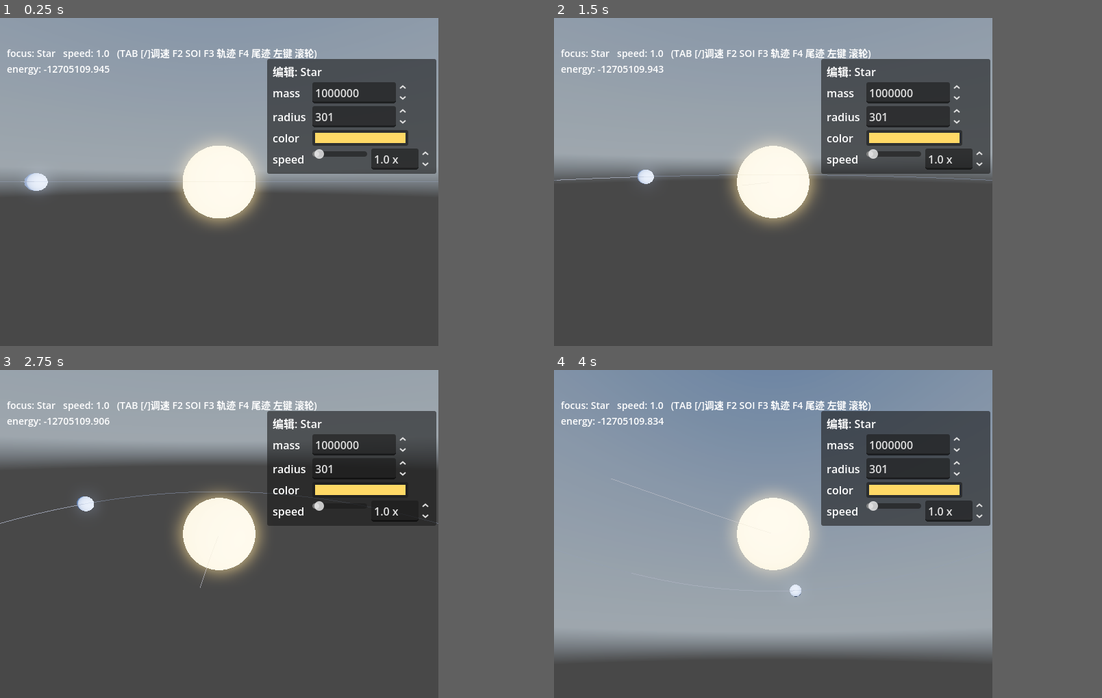
Above: before the commit, frames 1-4 (two rows, left to right).
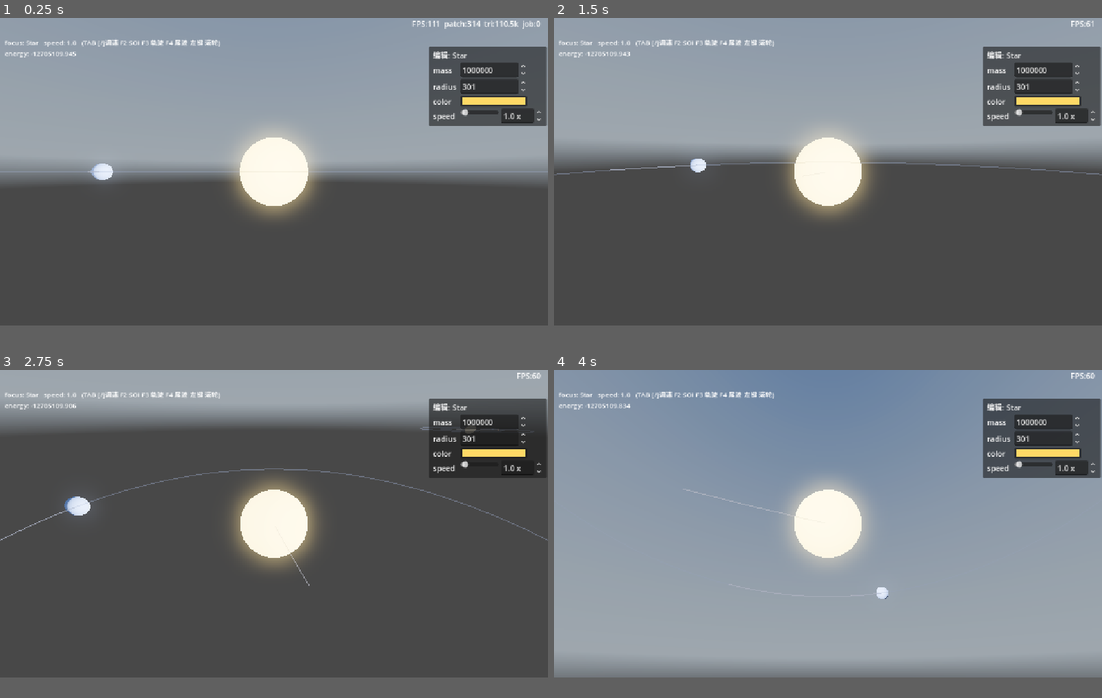
Above: after the commit, the same moments.

Repository: xiaobaibaix/stellar_era_godot
Game: Godot game, scene res://scenes/solar/main.tscn
The game is run twice, just before and just after one commit, with the same random seed, the same clock (stepped at 60 frames per second) and the same inputs. A sky picture missing from this copy of the repository is replaced by a grey-blue gradient.
Inputs (mouse positions are in pixels of both pictures, inside the frame that each line leads up to):
- Up to frame 1 (0.25 s): no input
- Up to frame 2 (1.5 s): tap Enter at 0.5 s; move the mouse to (871, 165) at 0.52 s; tap Q at 0.6 s; click (871, 165) at 0.67 s; drag from (685, 198) to (751, 247) at 1.27 s
- Up to frame 3 (2.75 s): move the mouse to (263, 461) at 2.02 s; tap Shift at 2.1 s; click (263, 461) at 2.17 s
- Up to frame 4 (4 s): drag from (751, 599) to (641, 484) at 2.77 s; move the mouse to (904, 583) at 3.52 s; tap Enter at 3.6 s; click (904, 583) at 3.67 s
In our replay, the window is 640x480 before the commit and 800x450 after it. These sizes can differ from the game's own. Grey fills any space a smaller window leaves; there, only what the larger window draws over its background counts as a difference.

The runs differ from the first frame. In frame 1, 27% of the frame differs, in the area x 0-100%, y 0-64%; in frame 2, 25%; in frame 3, 27%; in frame 4, 32%, in the area x 0-100%, y 0-94%.

Commit message:
修复卡死问题

Diff:
--- a/project.godot
+++ b/project.godot
@@ -25,10 +25,10 @@
 
 [display]
 
-window/size/viewport_width=640
-window/size/viewport_height=480
+window/size/mode=3
 window/stretch/mode="canvas_items"
 window/stretch/aspect="expand"
+window/vsync/vsync_mode=0
 window/size/exclusive_fullscreen=false
 
 [editor_plugins]
--- /dev/null
+++ b/scenes/fps.tscn
@@ -0,0 +1,6 @@
+[gd_scene format=3 uid="uid://beyqcputa5pgw"]
+
+[ext_resource type="Script" uid="uid://bcjua5g2udx5y" path="res://scripts/core/fps_hud.gd" id="1_jtrh3"]
+
+[node name="Label" type="CanvasLayer" unique_id=584958529]
+script = ExtResource("1_jtrh3")
--- a/scenes/planet/gpu_planet.tscn
+++ /dev/null
@@ -1,49 +0,0 @@
-[gd_scene format=3 uid="uid://c51mu0lf512mq"]
-
-[ext_resource type="Script" uid="uid://c75rouywo0j66" path="res://scripts/planet/gpu_lod_compositor.gd" id="1_8vqpc"]
-[ext_resource type="Script" uid="uid://b5fjitb743vfj" path="res://scripts/planet/gpu_planet.gd" id="1_gp"]
-[ext_resource type="Script" uid="uid://cjg2w1cypjy4u" path="res://scripts/core/orbit_camera.gd" id="2_qb3ud"]
-[ext_resource type="Script" uid="uid://bcjua5g2udx5y" path="res://scripts/core/fps_hud.gd" id="3_ql8r7"]
-
-[sub_resource type="Environment" id="Env_main"]
-background_mode = 1
-background_color = Color(0.04, 0.04, 0.06, 1)
-glow_enabled = true
-
-[sub_resource type="CompositorEffect" id="CompositorEffect_3tspg"]
-resource_local_to_scene = false
-resource_name = ""
-enabled = true
-effect_callback_type = 0
-access_resolved_color = false
-access_resolved_depth = false
-needs_motion_vectors = false
-needs_normal_roughness = false
-script = ExtResource("1_8vqpc")
-
-[sub_resource type="Compositor" id="Compositor_ditsu"]
-compositor_effects = Array[CompositorEffect]([SubResource("CompositorEffect_3tspg")])
-
-[node name="GpuPlanetScene" type="Node3D" unique_id=1095358169]
-
-[node name="WorldEnvironment" type="WorldEnvironment" parent="." unique_id=1943057790]
-environment = SubResource("Env_main")
-compositor = SubResource("Compositor_ditsu")
-
-[node name="GpuPlanet" type="Node3D" parent="." unique_id=2024854794 node_paths=PackedStringArray("camera")]
-script = ExtResource("1_gp")
-camera = NodePath("../Camera3D")
-
-[node name="OmniLight3D" type="OmniLight3D" parent="." unique_id=1278097040]
-transform = Transform3D(1, 0, 0, 0, 1, 0, 0, 0, 1, 80, 180, 220)
-light_energy = 2.5
-omni_range = 8192.0
-omni_attenuation = 0.0
-
-[node name="Camera3D" type="Camera3D" parent="." unique_id=1625129523]
-transform = Transform3D(1, 0, 0, 0, 1, 0, 0, 0, 1, 0, 0, 280)
-fov = 60.0
-script = ExtResource("2_qb3ud")
-
-[node name="FPSHUD" type="CanvasLayer" parent="." unique_id=1581266594]
-script = ExtResource("3_ql8r7")
--- /dev/null
+++ b/scenes/planet/planet.tscn
@@ -0,0 +1,70 @@
+[gd_scene format=3 uid="uid://bm7socvdit1js"]
+
+[ext_resource type="Script" uid="uid://cjg2w1cypjy4u" path="res://scripts/core/orbit_camera.gd" id="1_invnv"]
+[ext_resource type="Script" uid="uid://c75rouywo0j66" path="res://scripts/planet/gpu_lod_compositor.gd" id="2_gplod"]
+[ext_resource type="Script" uid="uid://b5fjitb743vfj" path="res://scripts/planet/gpu_planet.gd" id="3_gp"]
+[ext_resource type="Script" uid="uid://7boxikbjeden" path="res://scripts/core/planet_params.gd" id="4_2vvio"]
+[ext_resource type="PackedScene" uid="uid://beyqcputa5pgw" path="res://scenes/fps.tscn" id="5_42vvu"]
+
+[sub_resource type="ProceduralSkyMaterial" id="ProceduralSkyMaterial_p4lu5"]
+sky_horizon_color = Color(0.66224277, 0.6717428, 0.6867428, 1)
+ground_horizon_color = Color(0.66224277, 0.6717428, 0.6867428, 1)
+
+[sub_resource type="Sky" id="Sky_invnv"]
+sky_material = SubResource("ProceduralSkyMaterial_p4lu5")
+
+[sub_resource type="Environment" id="Environment_q7o7h"]
+background_mode = 2
+sky = SubResource("Sky_invnv")
+glow_enabled = true
+
+[sub_resource type="CompositorEffect" id="CompositorEffect_gplod"]
+resource_local_to_scene = false
+resource_name = ""
+enabled = true
+effect_callback_type = 0
+access_resolved_color = false
+access_resolved_depth = false
+needs_motion_vectors = false
+needs_normal_roughness = false
+script = ExtResource("2_gplod")
+
+[sub_resource type="CompositorEffect" id="CompositorEffect_2vvio"]
+resource_local_to_scene = false
+resource_name = ""
+enabled = true
+effect_callback_type = 0
+access_resolved_color = false
+access_resolved_depth = false
+needs_motion_vectors = false
+needs_normal_roughness = false
+script = ExtResource("2_gplod")
+
+[sub_resource type="Compositor" id="Compositor_gplod"]
+compositor_effects = Array[CompositorEffect]([SubResource("CompositorEffect_gplod"), SubResource("CompositorEffect_2vvio")])
+
+[sub_resource type="Resource" id="Resource_25nq4"]
+script = ExtResource("4_2vvio")
+metadata/_custom_type_script = "uid://7boxikbjeden"
+
+[node name="Node" type="Node" unique_id=710792981]
+
+[node name="WorldEnvironment" type="WorldEnvironment" parent="." unique_id=1233767851]
+environment = SubResource("Environment_q7o7h")
+compositor = SubResource("Compositor_gplod")
+
+[node name="DirectionalLight3D" type="DirectionalLight3D" parent="." unique_id=1707112545]
+transform = Transform3D(-0.8660254, -0.43301278, 0.25, 0, 0.49999997, 0.86602545, -0.50000006, 0.75, -0.43301266, 0, 0, 0)
+shadow_enabled = true
+
+[node name="Camera3D" type="Camera3D" parent="." unique_id=2085450478]
+transform = Transform3D(1, 0, 0, 0, 1, 0, 0, 0, 1, 0, 0, 349.50043)
+script = ExtResource("1_invnv")
+
+[node name="GpuPlanet" type="Node3D" parent="." unique_id=1899334455 node_paths=PackedStringArray("camera")]
+script = ExtResource("3_gp")
+params = SubResource("Resource_25nq4")
+camera = NodePath("../Camera3D")
+patch_resolution = 8
+
+[node name="Label" parent="." unique_id=584958529 instance=ExtResource("5_42vvu")]
--- a/scripts/planet/gpu_lod_compositor.gd
+++ b/scripts/planet/gpu_lod_compositor.gd
@@ -30,7 +30,7 @@
 const PATCH_TEX_W := 6             # 每 patch 6 texel
 const PATCH_TEX_H := MAX_PATCHES + 1   # 末行存 count metadata
 const WG := 64                     # workgroup size(与 glsl local_size_x 一致)
-const BAKE_RES := 512              # MinMax 烘焙分辨率(2^9 = 512; maxLevel 6 足够覆盖)
+const BAKE_RES := 256              # MinMax 烘焙分辨率(2^8=256; maxLevel 6 最细 64 细分/边 → 每 patch ~4 cell, 保守包围盒足够。512 过度精细且烘焙慢 4×)
 # FrameData UBO: frustum[6](96) + cam(16) + planet(16) + consts(16) = 144 字节
 const FRAME_UBO_SIZE := 144
 const LODTEX_RES := 64             # 64×64 cell 网格 = 2^MAX_GPU_LEVEL, 每 face 一个
--- a/scripts/planet/gpu_planet.gd
+++ b/scripts/planet/gpu_planet.gd
@@ -31,12 +31,23 @@
 
 @export var params: PlanetParams:
 	set(v):
-		if params != null and params.is_connected("param_changed", _on_param_changed):
+		if params == v:
+			return
+		# 用 Object 的字符串版 has_signal/connect/disconnect, 避开 params.param_changed 属性访问。
+		# 加载 / @tool 热重载瞬间, PlanetParams 脚本的信号表可能尚未就绪, 直接点 .param_changed
+		# 属性会抛 "Invalid access to property or key 'param_changed'"; 字符串版走 Object 接口, 安全。
+		if params != null and params.has_signal("param_changed") and params.is_connected("param_changed", _on_param_changed):
 			params.disconnect("param_changed", _on_param_changed)
 		params = v
-		if params != null:
-			params.param_changed.connect(_on_param_changed)
+		_connect_params_signal()
 		_schedule_rebuild()
+
+
+# 连接 params.param_changed → _on_param_changed(幂等; setter 与 _ready 兜底共用)。
+# 用字符串版接口 + has_signal 门槛, 规避加载瞬间信号表未就绪的属性访问崩溃。
+func _connect_params_signal() -> void:
+	if params != null and params.has_signal("param_changed") and not params.is_connected("param_changed", _on_param_changed):
+		params.connect("param_changed", _on_param_changed)
 
 ## 驱动 LOD 的相机(@tool 编辑器 get_viewport 相机不可靠, 用显式引用)。Phase 2 必填。
 @export var camera: Camera3D
@@ -57,9 +68,15 @@
 var _dirty := false
 var _lod_comp: GpuLodCompositor
 var _frame: int = 0   # 双缓冲帧计数(GpuPlanet 主线程拥有; 决定 compositor 写哪块、绑哪块)
+# 后台烘焙: 20×BAKE_RES² 噪声采样太重(~260 万次 height_at), 放主线程 _ready 会卡死编辑器/运行。
+# 改为 WorkerThreadPool 后台跑, 期间 minmax 未就绪 → _process 绑 fallback(20 面)先渲染, 完成后切 GPU LOD。
+var _bake_task_id: int = -1
+var _bake_result: GpuMinMaxData
+var _bake_save_path: String = ""
 
 
 func _ready() -> void:
+	_connect_params_signal()   # 兜底: 若 setter 在加载瞬间因信号表未就绪跳过了连接, 这里补上
 	_build_all()
 	_push_params()
 	_setup_lod_compositor()
@@ -67,6 +84,11 @@
 
 
 func _exit_tree() -> void:
+	# 等后台烘焙结束, 避免 worker 线程写入已释放的对象。
+	if _bake_task_id != -1:
+		WorkerThreadPool.wait_for_task_completion(_bake_task_id)
+		_bake_task_id = -1
+		_bake_result = null
 	# 摘掉 compositor(避免旧 WorldEnvironment 残留 effect 空跑)
 	if _lod_comp != null:
 		var we := _find_world_environment()
@@ -76,7 +98,8 @@
 
 
 func _process(_delta: float) -> void:
-	# 每帧: 推 LOD 帧数据(含 write_idx + 6 视锥平面)给 compositor + 主线程绑定上一帧写好的纹理。
+	# 每帧: 轮询后台烘焙是否完成 → 推 LOD 帧数据 + 绑上一帧写好的纹理。
+	_poll_async_bake()
 	if _lod_comp == null or not is_instance_valid(camera) or _mat == null:
 		return
 	var p: PlanetParams = _effective_params()
@@ -113,17 +136,62 @@
 	_frame += 1
 
 
-# 烘 MinMax(首次 + param 变时)→ compositor.set_minmax。
+# 烘 MinMax(首次 + param 变时)。命中缓存 → 主线程直接 load; 未命中 → 后台线程烘焙, 不阻塞。
 func _bake_and_push_minmax() -> void:
 	if _lod_comp == null:
-		print("[GpuPlanet] _bake_and_push_minmax: _lod_comp is null(set_minmax 跳过)")
 		return
 	var p: PlanetParams = _effective_params()
-	var data: GpuMinMaxData = HeightmapBaker.bake_or_load(p, GpuLodCompositor.BAKE_RES)
-	print("[GpuPlanet] bake 完成: bake_res=%d face_count=%d" % [data.bake_res, GpuIco.FACE_COUNT])
+	var sh: int = HeightmapBaker.compute_seed_hash(p)
+	var path: String = HeightmapBaker.default_path(sh, GpuLodCompositor.BAKE_RES)
+	# 命中缓存 → 主线程直接 load(快, 无需烘焙), 立即应用。
+	if ResourceLoader.exists(path):
+		var cached: Resource = load(path)
+		if cached is GpuMinMaxData:
+			print("[GpuPlanet] MinMax 缓存命中 → 直接加载, GPU LOD 立即激活")
+			_apply_minmax(cached as GpuMinMaxData)
+			return
+	# 未命中 → 后台线程烘焙(避免主线程/编辑器卡死); 期间用 fallback 20 面渲染。
+	if _bake_task_id != -1:
+		return   # 已有烘焙在跑, 不重复提交
+	_bake_save_path = path
+	_bake_result = null
+	_bake_task_id = WorkerThreadPool.add_task(_bake_task.bind(p), false, "planet minmax bake")
+	print("[GpuPlanet] MinMax 缓存未命中 → 后台烘焙中(先用 20 面 fallback, 烘完自动切 GPU LOD)")
+
+
+# 后台线程体: 纯 CPU 噪声采样, 不碰 RenderingDevice / 场景树。结果由主线程 _poll_async_bake 取走。
+func _bake_task(p: PlanetParams) -> void:
+	_bake_result = HeightmapBaker.bake(p, GpuLodCompositor.BAKE_RES)
+
+
+# 主线程每帧轮询: 后台烘焙完成 → 存盘缓存(下次秒开) + 上传 GPU。
+func _poll_async_bake() -> void:
+	if _bake_task_id == -1 or not WorkerThreadPool.is_task_completed(_bake_task_id):
+		return
+	WorkerThreadPool.wait_for_task_completion(_bake_task_id)   # 已完成, 立即返回; 提供内存屏障
+	var data: GpuMinMaxData = _bake_result
+	_bake_task_id = -1
+	_bake_result = null
+	if data == null:
+		return
+	# 存盘: 下次启动 _bake_and_push_minmax 命中缓存, 直接 load 跳过烘焙。
+	if _bake_save_path != "":
+		var dir_path: String = _bake_save_path.get_base_dir()
+		if not DirAccess.dir_exists_absolute(dir_path):
+			DirAccess.make_dir_recursive_absolute(dir_path)
+		var err: Error = ResourceSaver.save(data, _bake_save_path)
+		if err != OK:
+			push_warning("[GpuPlanet] MinMax 缓存存盘失败 %s: %d" % [_bake_save_path, err])
+	print("[GpuPlanet] 后台烘焙完成: bake_res=%d → 上传 GPU" % data.bake_res)
+	_apply_minmax(data)
+
+
+# 上传烘焙数据到 compositor(缓存命中 / 后台烘焙完成 共用)。
+func _apply_minmax(data: GpuMinMaxData) -> void:
+	if _lod_comp == null:
+		return
 	if not _lod_comp.set_minmax(data):
 		push_warning("[GpuPlanet] MinMax 上传失败(占位 fallback; LOD 不裁剪)")
-		print("[GpuPlanet] set_minmax FAILED → cull 不会跑, 会用 fallback 渲染")
 	else:
 		print("[GpuPlanet] set_minmax OK → 下帧起 cull 跑, GPU LOD 激活")
 
Not shown: 1 places in scenes/solar/celestial_system.tscn that only renumber resources
